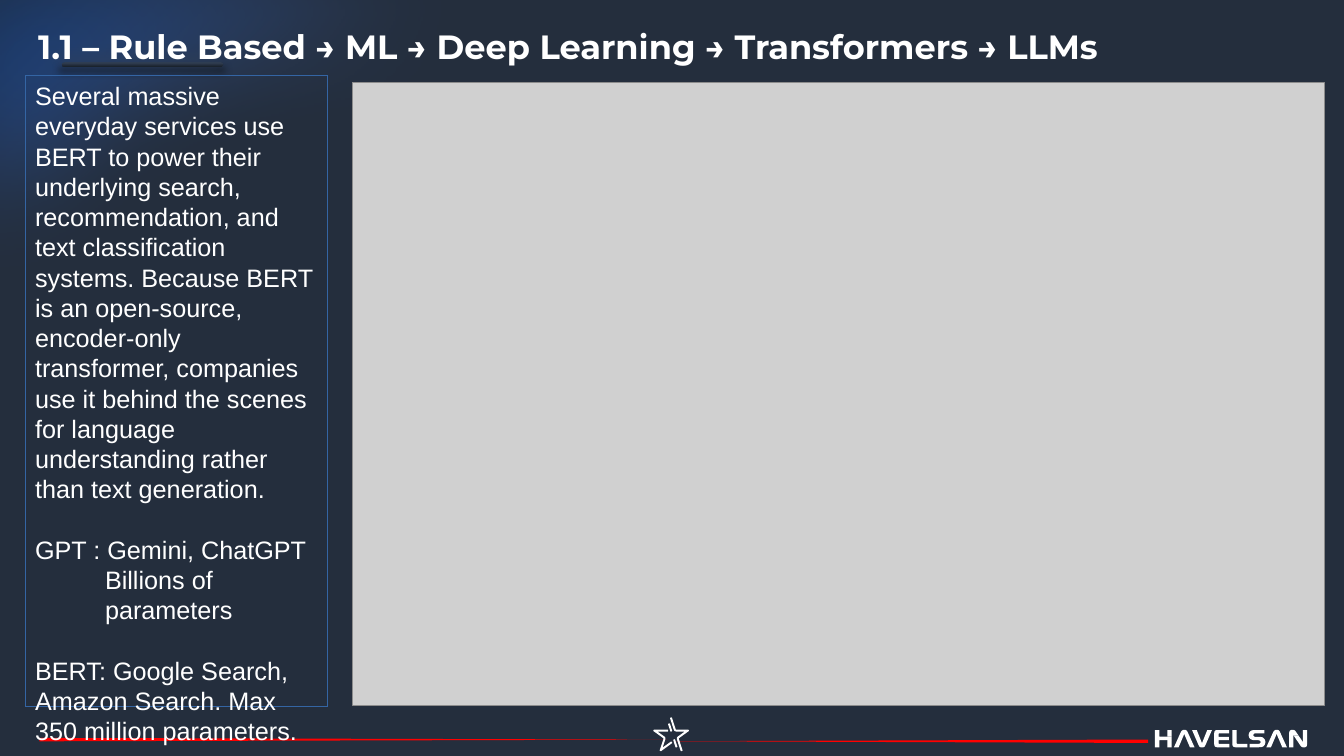
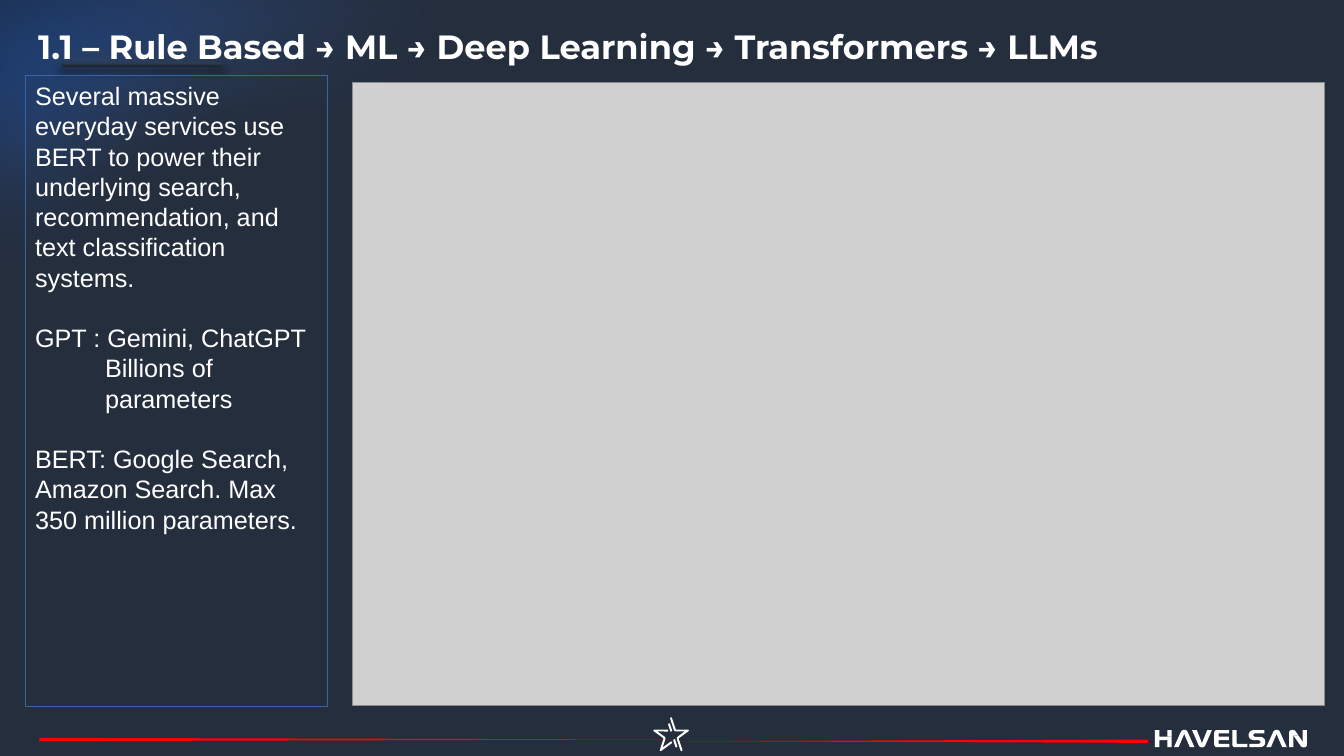
Before and after one commit to havelsan/YZ_EGITIM, a slide deck: slide 7 of presentations/02.Day_2_—_LLMs_Generative_AI_and_Modern_AI_Stack.pptx. Drawn at 1344x756 pixels with LibreOffice and Linux fonts; fonts in the diff are those of the drawing; grey boxes stand for pictures. Boxes give left, top, right and bottom in pixels: in the first picture for what was removed or moved away, otherwise in the second. Text is boxed around its words. In the diff, an @@ line names an element or a change of style, - is before the commit and + after.

```diff
--- a/presentations/02.Day_2_—_LLMs_Generative_AI_and_Modern_AI_Stack.pptx
+++ b/presentations/02.Day_2_—_LLMs_Generative_AI_and_Modern_AI_Stack.pptx
@@ freeform shape at box(0, 0, 1148, 587): outline redrawn @@
@@ text in rectangle at box(35, 86, 285, 292): text changed @@
-Several massive everyday services use BERT to power their underlying search, recommendation, and text classification systems. Because BERT is an open-source, encoder-only transformer, companies use it behind the scenes for language understanding rather than text generation.
+Several massive everyday services use BERT to power their underlying search, recommendation, and text classification systems.
@@ freeform shape at box(653, 718, 689, 752): outline redrawn @@
```
Also in this commit, not shown: 21 other slides changed, 1 slide added, 1 slide removed, 6 other files.
